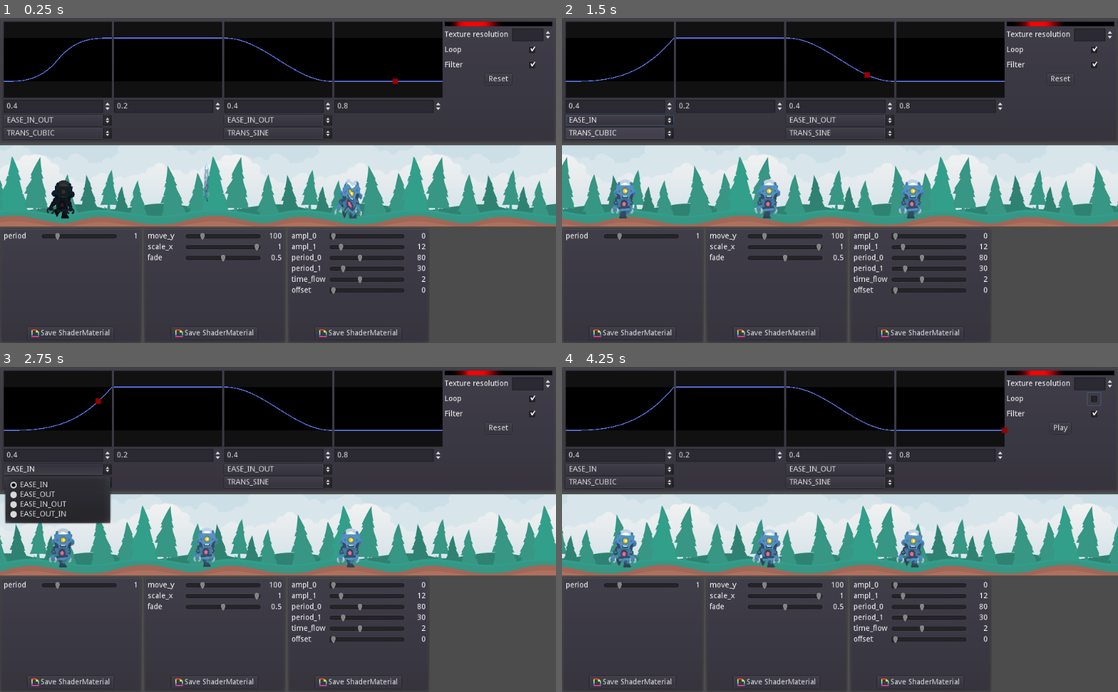
Above: before the commit, frames 1-4 (two rows, left to right).
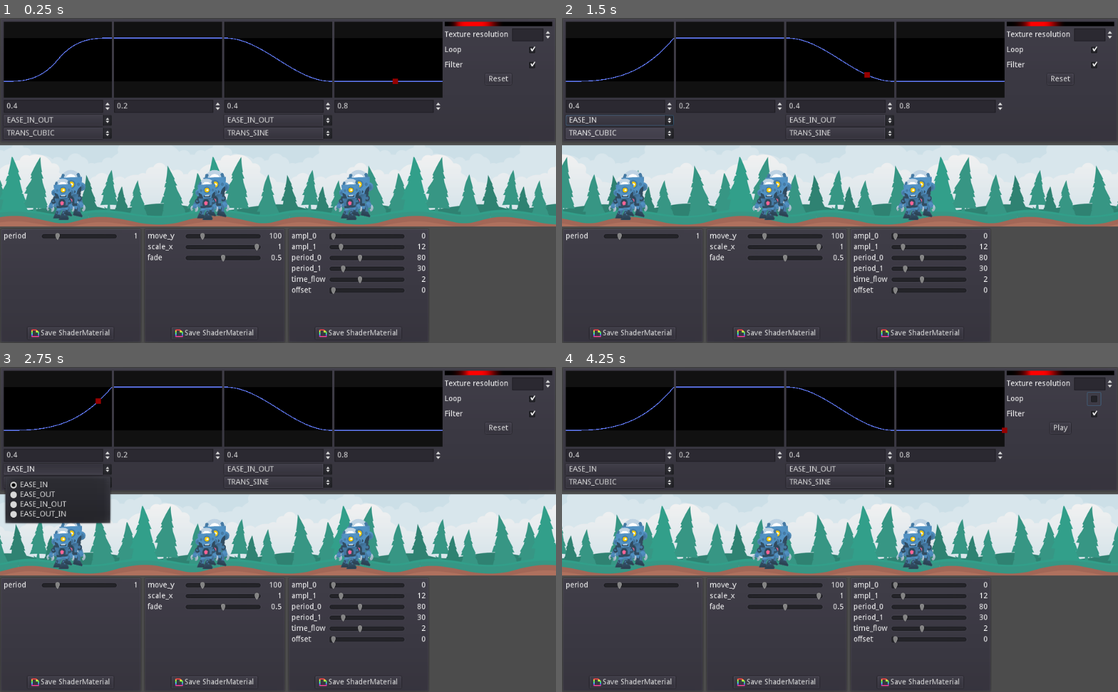
Above: after the commit, the same moments.

Repository: AnJ95/GodotTimedShaderCollection
Game: Godot game, scene res://Main.tscn
The game is run twice, just before and just after one commit, with the same random seed, the same clock (stepped at 60 frames per second) and the same inputs.
Inputs (mouse positions are in pixels of both pictures, inside the frame that each line leads up to):
- Up to frame 1 (0.25 s): no input
- Up to frame 2 (1.5 s): click "EASE_IN_OUT" at 0.5 s; click "TRANS_CUBIC" at 1.25 s
- Up to frame 3 (2.75 s): click "EASE_IN" at 2 s
- Up to frame 4 (4.25 s): click "TRANS_SINE" at 2.75 s; click (1095, 399) at 3.5 s

The runs differ from the first frame. In frame 1, 2.0% of the frame differs, in the area x 8-68%, y 45-63%; in frame 2, 1.5%; in frame 3, 1.5%; in frame 4, 1.7%.
Error after the commit: Invalid call. Nonexistent function 'set_shader_param' in base 'Nil'. (res://ShaderManager/ShaderManager.gd:67)

Commit message:
Restructured ShaderManager<->Character

Diff:
--- a/Character/Character.gd
+++ b/Character/Character.gd
@@ -7,4 +7,5 @@
 	$Timer.start(frame_time)
 
 func _on_Timer_timeout():
+	return
 	frame = (frame + 1) % hframes
--- a/Character/Character.tscn
+++ b/Character/Character.tscn
@@ -4,7 +4,6 @@
 [ext_resource path="res://Character/Character.gd" type="Script" id=2]
 
 [node name="Character" type="Sprite"]
-use_parent_material = true
 texture = ExtResource( 1 )
 hframes = 8
 frame = 3
--- a/ShaderManager/ShaderManager.gd
+++ b/ShaderManager/ShaderManager.gd
@@ -2,10 +2,22 @@
 extends Control
 
 export (Array, String) var shader_uniforms = ["period,0.1,0.05,1,0.5"] setget _set_shader_uniforms
+export (ShaderMaterial) var shader_material setget _set_shader_material
+
+onready var character = $Spacer/Control/Character
 
 func _ready():
+	print(1)
+	_set_shader_material(shader_material)
+	print(2)
 	_set_shader_uniforms(shader_uniforms)
-	material.set_shader_param("intensity_time_offset", 0)
+
+	shader_material.set_shader_param("intensity_time_offset", 0)
+
+func _set_shader_material(v):
+	shader_material = v
+	if character:
+		character.material = v
 
 func _set_shader_uniforms(v):
 	shader_uniforms = v
@@ -47,12 +59,13 @@
 		_on_shader_uniform_changed(slider.value, uniform_info[0], lblValue)
 
 func _on_shader_uniform_changed(value, uniform:String, lblValue:Label):
-	material.set_shader_param(uniform, value)
+	if shader_material:
+		shader_material.set_shader_param(uniform, value)
 	lblValue.text = str(value)
 
 func _on_ease_manager_changed(texture, duration):
-	material.set_shader_param("intensity_texture", texture)
-	material.set_shader_param("intensity_duration", duration)
+	shader_material.set_shader_param("intensity_texture", texture)
+	shader_material.set_shader_param("intensity_duration", duration)
 
 func _on_play_shader():
 	# Get absolute time since Engine start
@@ -61,7 +74,7 @@
 	var rollover = ProjectSettings.get_setting("rendering/limits/time/time_rollover_secs")
 	var time = fmod(OS.get_ticks_msec() / 1000.0, rollover)
 
-	material.set_shader_param("intensity_time_offset", time)
+	shader_material.set_shader_param("intensity_time_offset", time)
 
 func _on_BtnSaveMaterial_pressed():
 	var fd:FileDialog = FileDialog.new()
@@ -77,5 +90,5 @@
 
 func _on_save_material_file_selected(path):
 	var flags = ResourceSaver.FLAG_BUNDLE_RESOURCES | ResourceSaver.FLAG_CHANGE_PATH
-	if ResourceSaver.save(path, material, flags) != OK:
+	if ResourceSaver.save(path, shader_material, flags) != OK:
 		printerr("Could not save the material!")
--- a/ShaderManager/ShaderManager.tscn
+++ b/ShaderManager/ShaderManager.tscn
@@ -1,7 +1,8 @@
-[gd_scene load_steps=4 format=2]
+[gd_scene load_steps=5 format=2]
 
 [ext_resource path="res://ShaderManager/ShaderManager.gd" type="Script" id=1]
 [ext_resource path="res://assets/ShaderMaterial.svg" type="Texture" id=2]
+[ext_resource path="res://Character/Character.tscn" type="PackedScene" id=3]
 
 [sub_resource type="ShaderMaterial" id=1]
 resource_local_to_scene = true
@@ -17,10 +18,19 @@
 "_edit_use_anchors_": false
 }
 
-[node name="Spacer" type="Control" parent="."]
+[node name="Spacer" type="CenterContainer" parent="."]
 margin_right = 261.0
 margin_bottom = 150.0
 rect_min_size = Vector2( 0, 150 )
+
+[node name="Control" type="Control" parent="Spacer"]
+margin_left = 130.0
+margin_top = 75.0
+margin_right = 130.0
+margin_bottom = 75.0
+
+[node name="Character" parent="Spacer/Control" instance=ExtResource( 3 )]
+scale = Vector2( 0.5, 0.5 )
 
 [node name="PanelContainer" type="PanelContainer" parent="."]
 margin_top = 154.0
